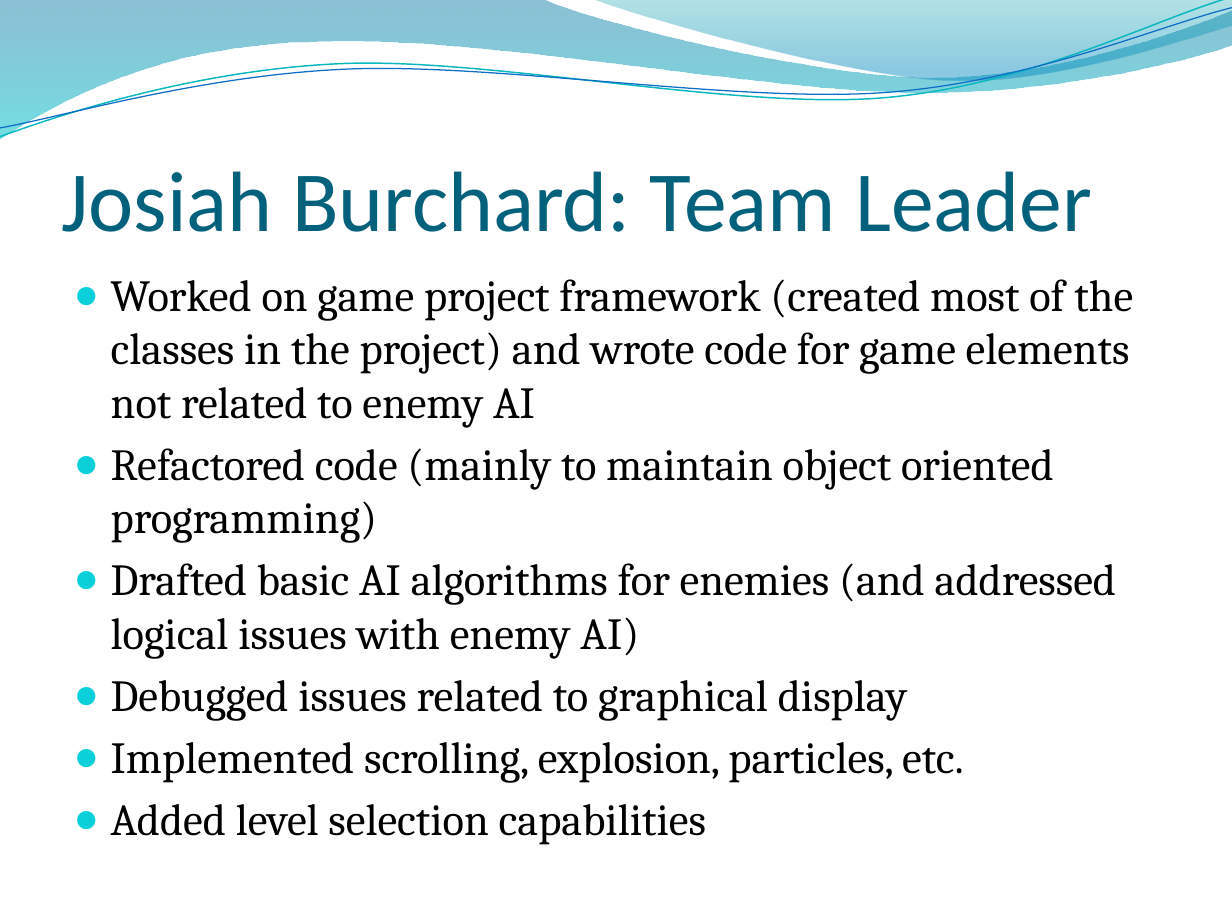
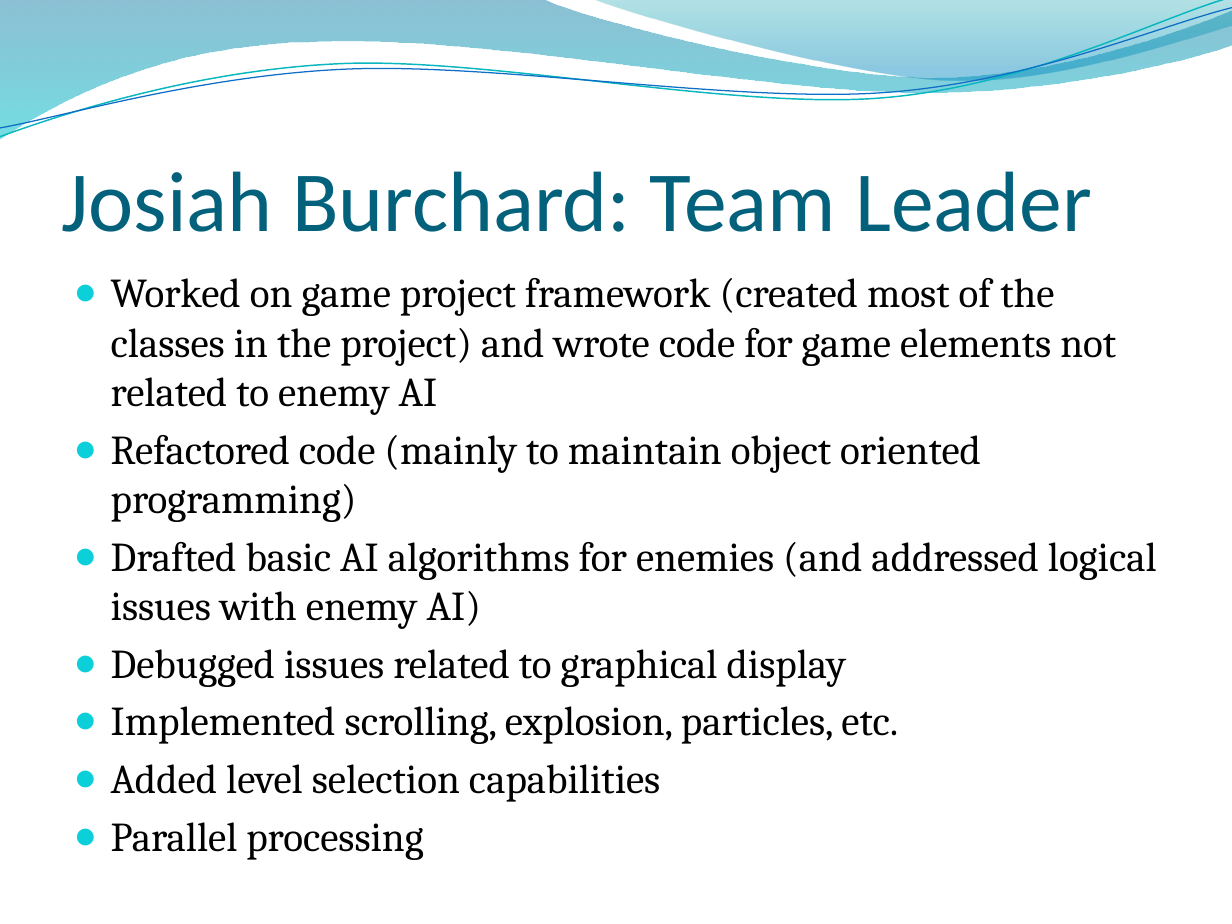
Before and after one commit to josiah1888/game-dev, a slide deck: slide 12 of class-documents/JumpDeath.pptx (slide 8 before the commit). Drawn at 1232x924 pixels with LibreOffice and Linux fonts; fonts in the diff are those of the drawing; background and template pictures are left out. Boxes give left, top, right and bottom in pixels: in the first picture for what was removed or moved away, otherwise in the second. Text is boxed around its words. In the diff, an @@ line names an element or a change of style, - is before the commit and + after.

Commit message:
(Issue #6) updated class documents for project

```diff
--- a/class-documents/JumpDeath.pptx
+++ b/class-documents/JumpDeath.pptx
@@ text at [111, 278, 1157, 802]: size 26 to 24.1 pt @@
@@ text at [111, 822, 423, 860]: paragraph added @@
+● Parallel processing
```
Also in this commit, not shown: 2 other slides changed, 4 slides added, 2 other files.
